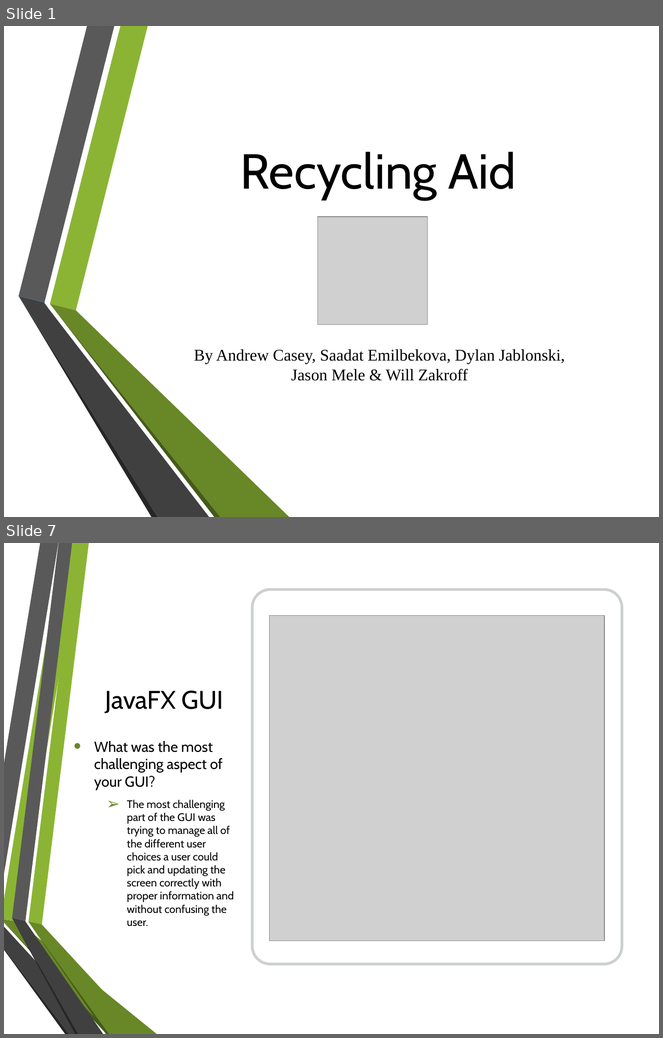
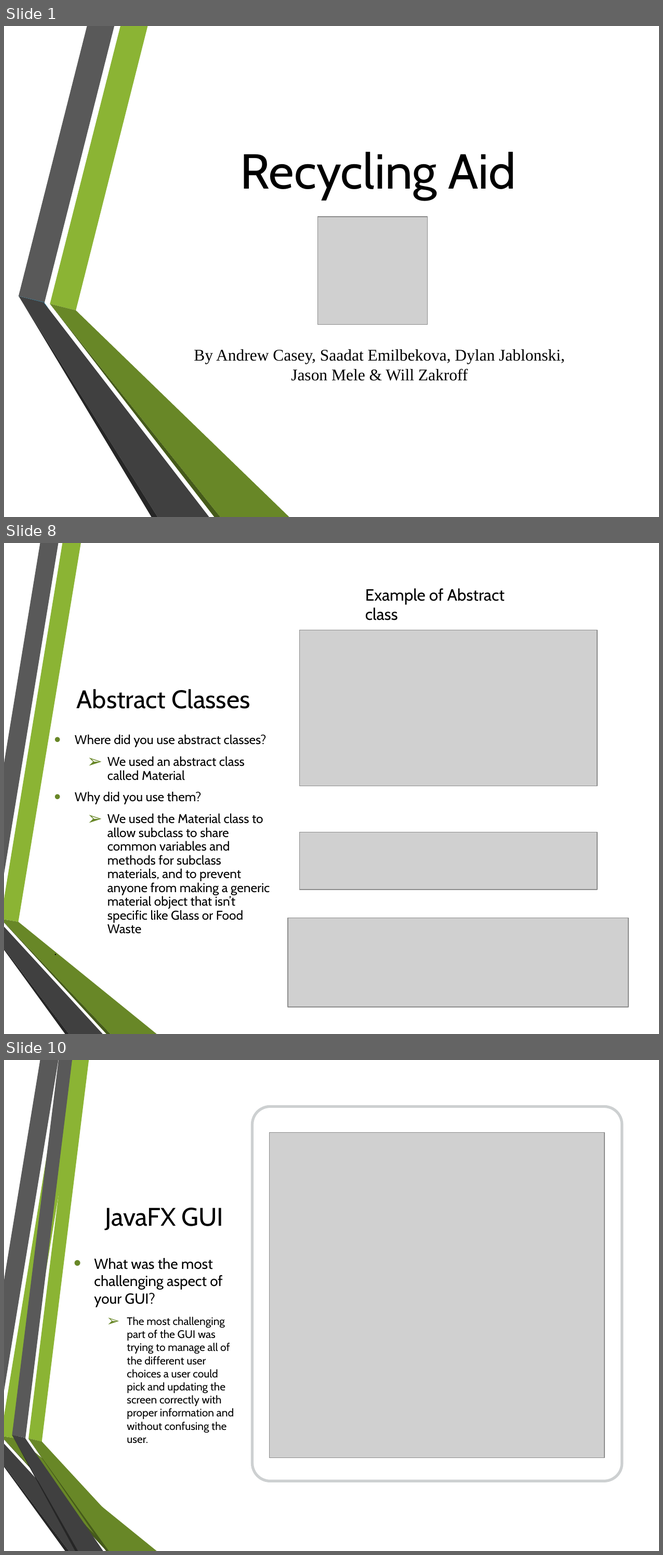
Before and after one commit to clampett/recycling-aid, a slide deck: Recycling Aid Presentation.pptx. Shown one above the other, each under a label of ours: slides 1 and 7 before the commit, slides 1, 8 and 10 after it; the slides between them are not shown. The pictures are 663x1038 and 663x1555 pixels, drawn with LibreOffice and Linux fonts; fonts in the diff are those of the drawing; grey boxes stand for pictures; background and template pictures are left out. Boxes give left, top, right and bottom in pixels: in the first picture for what was removed or moved away, otherwise in the second. Text is boxed around its words. In the diff, an @@ line names an element or a change of style, - is before the commit and + after.

Commit message:
Added uml pictures and latest ppt

```diff
--- a/Recycling Aid Presentation.pptx
+++ b/Recycling Aid Presentation.pptx
@@ slide 8 added at [4, 543, 659, 1034], background picture (left out); not listed: 6 template elements that a slide beside it also shows @@
@@ text added at [365, 588, 505, 620], 18 pt, text #000000 @@
+Example of Abstract class
@@ picture added at [299, 630, 598, 786] @@
@@ title added at [77, 689, 250, 709], 28 pt, text #000000 @@
+Abstract Classes
@@ text added at [75, 734, 270, 934], 14 pt, text #000000 @@
+• Where did you use abstract classes?
+  ➢ We used an abstract class called Material
+• Why did you use them?
+  ➢ We used the Material class to allow subclass to share common variables and methods for subclass materials, and to prevent anyone from making a generic material object that isn’t specific like Glass or Food Waste
+.
@@ picture added at [299, 833, 598, 890] @@
@@ picture added at [288, 918, 629, 1007] @@
@@ what was slide 7 is now slide 10 @@
```
Also in this commit, not shown: 9 slides changed, 5 other slides added, 3 slides removed, 4 other files.
